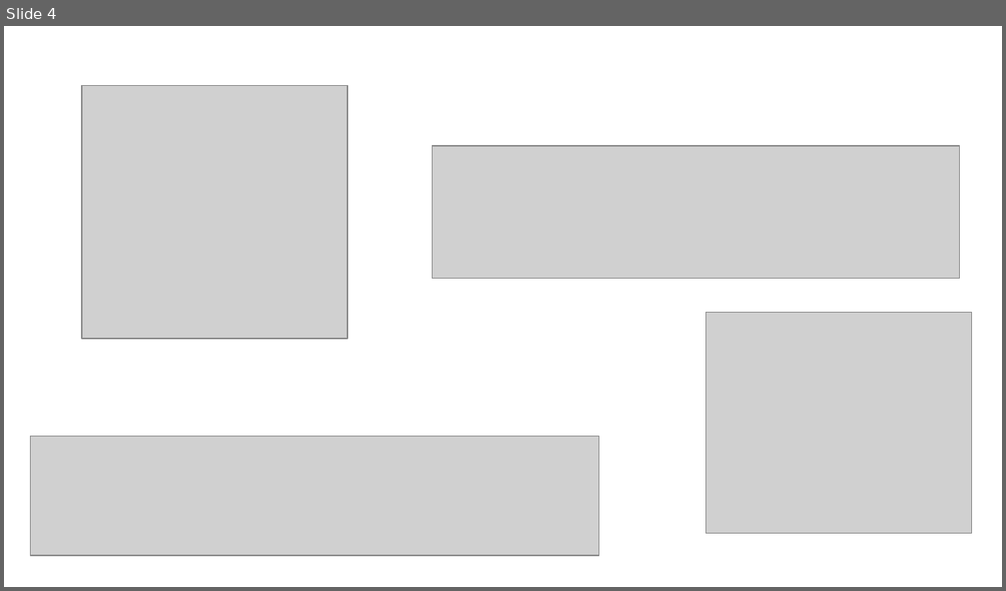
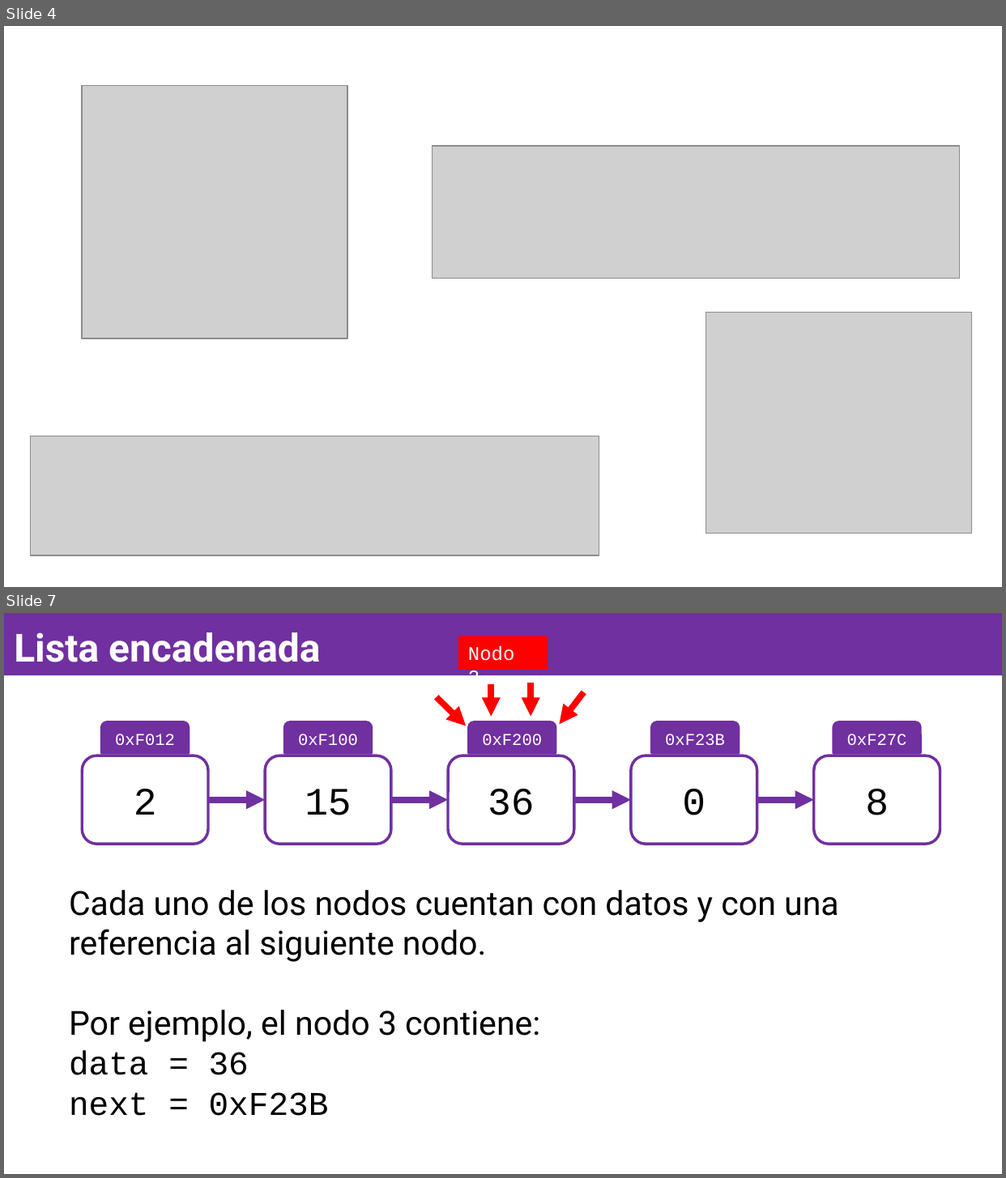
Before and after one commit to OMardil/INFO2, a slide deck: MOD11_Listas/01 Presentacion/INFO2_MOD11-Listas.pptx. Shown one above the other, each under a label of ours: slide 4 before the commit, slides 4 and 7 after it; the slides between them are not shown. The pictures are 1006x591 and 1006x1178 pixels, drawn with LibreOffice and Linux fonts; fonts in the diff are those of the drawing; grey boxes stand for pictures. Boxes give left, top, right and bottom in pixels: in the first picture for what was removed or moved away, otherwise in the second. Text is boxed around its words. In the diff, an @@ line names an element or a change of style, - is before the commit and + after.

```diff
--- a/MOD11_Listas/01 Presentacion/INFO2_MOD11-Listas.pptx
+++ b/MOD11_Listas/01 Presentacion/INFO2_MOD11-Listas.pptx
@@ slide 7 added at bbox=[4, 613, 1002, 1174], background #FFFFFF @@
@@ rectangle added at bbox=[4, 613, 1002, 676], fill #7030A0, 28 pt, text #FFFFFF, bold @@
+Lista encadenada
@@ rectangle added at bbox=[458, 636, 548, 670], fill #FF0000, 14 pt, text #FFFFFF @@
+Nodo 3
@@ arrow added from (491, 685) to (491, 716), #FF0000 4.5 pt @@
@@ arrow added from (530, 683) to (530, 716), #FF0000 4.5 pt @@
@@ arrow added from (436, 696) to (466, 726), #FF0000 4.5 pt @@
@@ arrow added from (584, 692) to (559, 724), #FF0000 4.5 pt @@
@@ round same rect added at bbox=[102, 722, 189, 752], fill #7030A0, outline #7030A0 2 pt, 12 pt, text #FFFFFF @@
+0xF012
@@ round same rect added at bbox=[284, 722, 371, 752], fill #7030A0, outline #7030A0 2 pt, 12 pt, text #FFFFFF @@
+0xF100
@@ round same rect added at bbox=[469, 722, 556, 752], fill #7030A0, outline #7030A0 2 pt, 12 pt, text #FFFFFF @@
+0xF200
@@ round same rect added at bbox=[652, 722, 739, 752], fill #7030A0, outline #7030A0 2 pt, 12 pt, text #FFFFFF @@
+0xF23B
@@ round same rect added at bbox=[833, 722, 920, 752], fill #7030A0, outline #7030A0 2 pt, 12 pt, text #FFFFFF @@
+0xF27C
@@ rounded rectangle added at bbox=[82, 756, 207, 845], fill #FFFFFF, outline #7030A0 2 pt, 28 pt, text #000000 @@
+2
@@ rounded rectangle added at bbox=[265, 756, 390, 845], fill #FFFFFF, outline #7030A0 2 pt, 28 pt, text #000000 @@
+15
@@ rounded rectangle added at bbox=[448, 756, 573, 845], fill #FFFFFF, outline #7030A0 2 pt, 28 pt, text #000000 @@
+36
@@ rounded rectangle added at bbox=[631, 756, 756, 845], fill #FFFFFF, outline #7030A0 2 pt, 28 pt, text #000000 @@
+0
@@ rounded rectangle added at bbox=[813, 756, 939, 845], fill #FFFFFF, outline #7030A0 2 pt, 28 pt, text #000000 @@
+8
@@ arrow added from (209, 799) to (265, 799), #7030A0 4.5 pt @@
@@ arrow added from (391, 799) to (448, 799), #7030A0 4.5 pt @@
@@ arrow added from (573, 799) to (631, 799), #7030A0 4.5 pt @@
@@ arrow added from (757, 799) to (813, 799), #7030A0 4.5 pt @@
@@ text added at bbox=[69, 890, 839, 1116], 24 pt, text #000000 @@
+Cada uno de los nodos cuentan con datos y con una referencia al siguiente nodo.
+Por ejemplo, el nodo 3 contiene:
+data = 36
+next = 0xF23B
```
Also in this commit, not shown: 5 slides changed, 4 other slides added, 11 slides removed, 14 other files.
